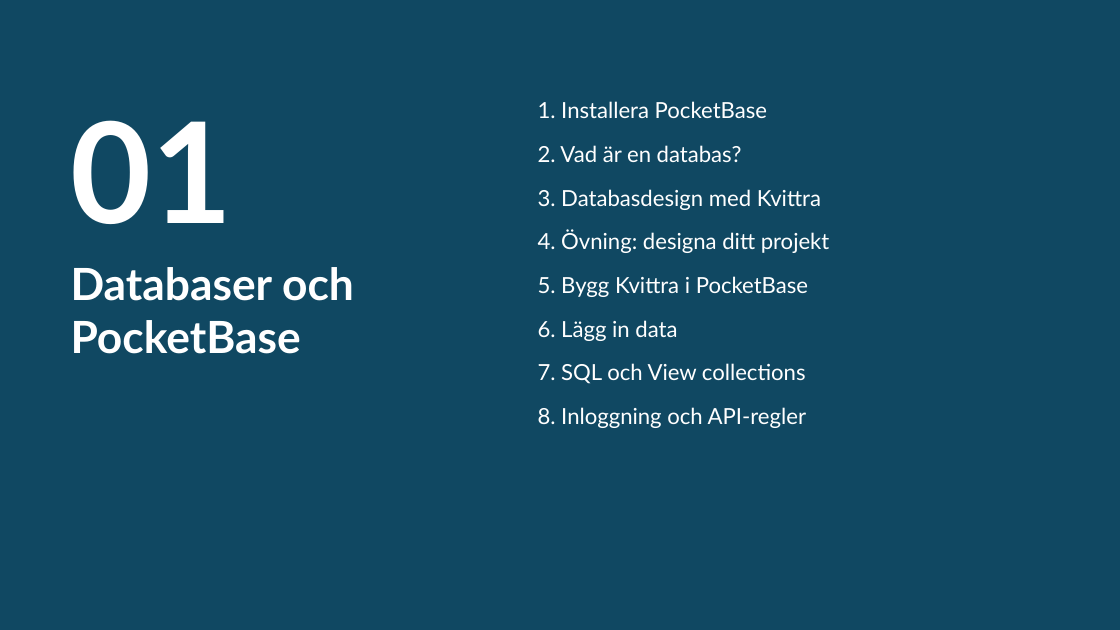
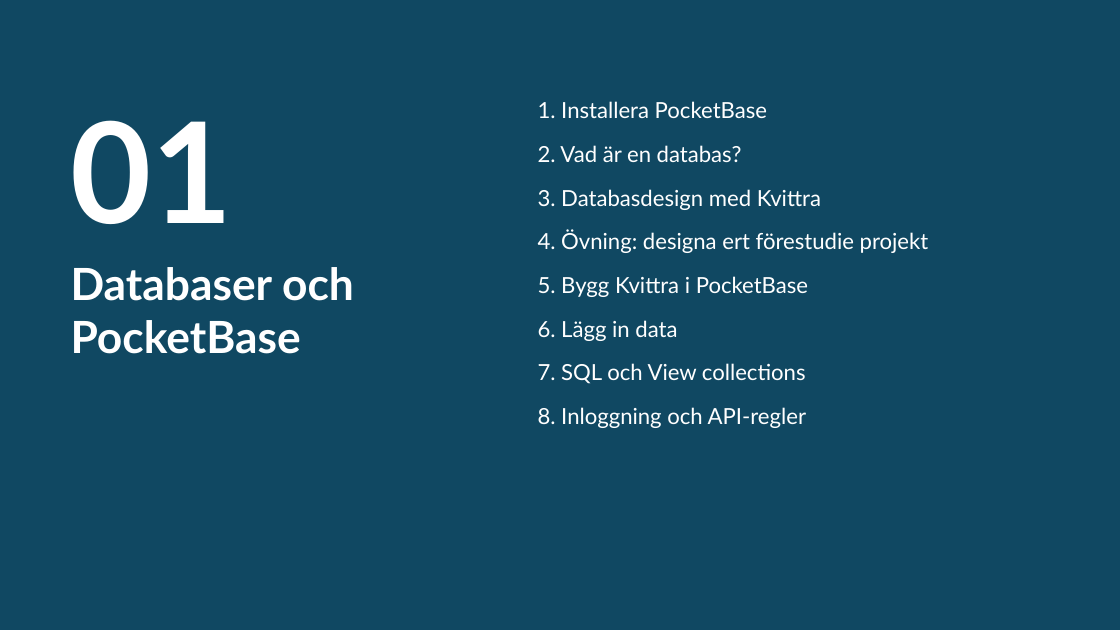
Before and after one commit to abbjetmus/pocketbase-flutter-kurs, a slide deck: slide 4 of Databaser och mobilapputveckling - sammanfattning.pptx. Drawn at 1120x630 pixels with LibreOffice and Linux fonts; fonts in the diff are those of the drawing. Boxes give left, top, right and bottom in pixels: in the first picture for what was removed or moved away, otherwise in the second. Text is boxed around its words. In the diff, an @@ line names an element or a change of style, - is before the commit and + after.

```diff
--- a/Databaser och mobilapputveckling - sammanfattning.pptx
+++ b/Databaser och mobilapputveckling - sammanfattning.pptx
@@ text at bbox=[538, 230, 929, 253]: text changed @@
-4. Övning: designa ditt projekt
+4. Övning: designa ert förestudie projekt
```
Also in this commit, not shown: 8 other slides changed, 1 other file.
